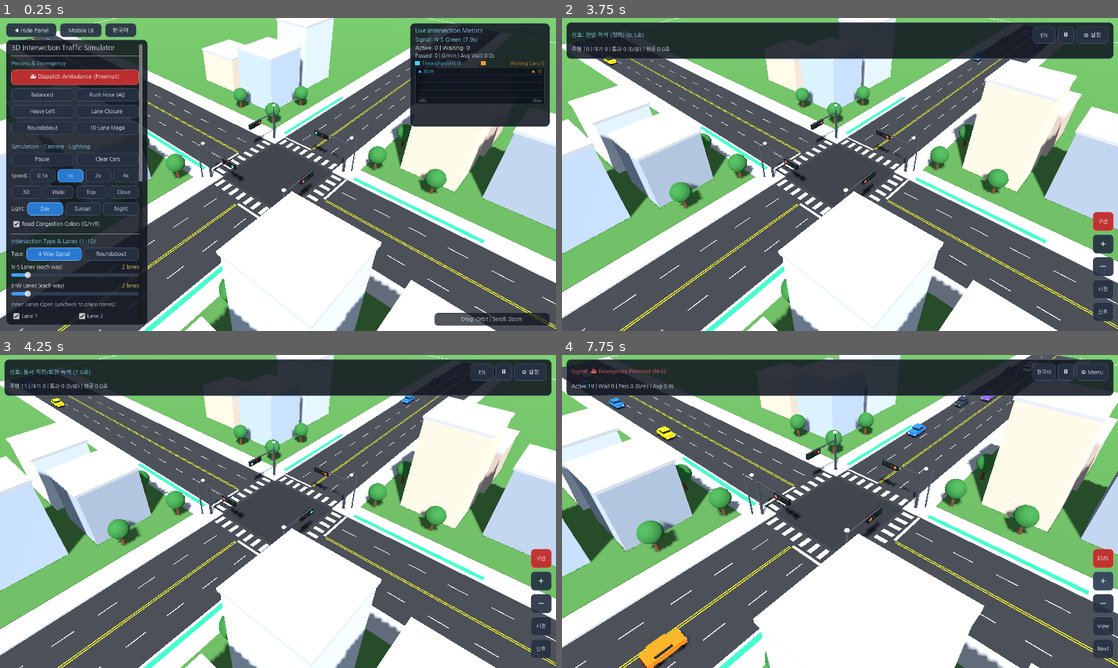
Above: before the commit, frames 1-4 (two rows, left to right).
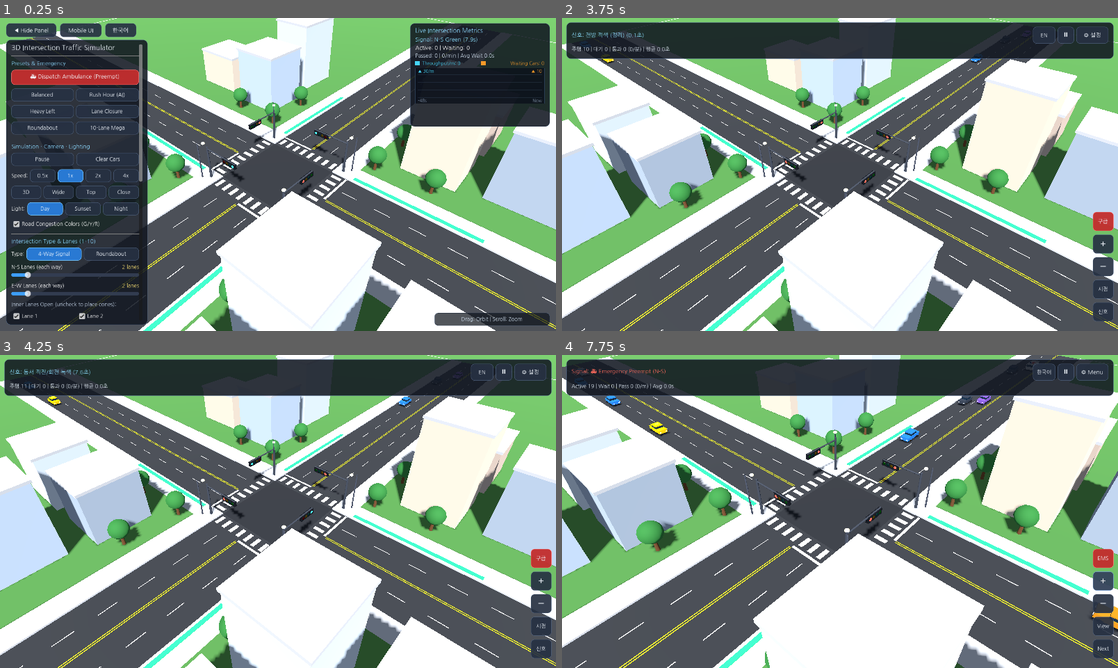
Above: after the commit, the same moments.

Repository: knoxxr/intersection-simulator-3d
Game: Godot game, scene res://scenes/Intersection.tscn
Two runs of this game, one before a commit and one after it. Both use one fixed random seed, a clock stepped at 60 frames per second and the inputs below.
Inputs:
- Up to frame 1 (0.25 s): no input
- Up to frame 2 (3.75 s): click "◀ Hide Panel" at 0.5 s; click "Mobile UI" at 1.25 s; click "Next" at 2 s; click "Next" at 2.75 s; click "한국어" at 3.5 s
- Up to frame 3 (4.25 s): no input
- Up to frame 4 (7.75 s): click "EN" at 4.25 s; click "⏸" at 5 s; click "▶" at 5.75 s; click "EMS" at 6.5 s; click "+" at 7.25 s

Frame 1 is identical in both runs. In frame 2, less than 0.1% of the frame differs, in the area x 3-80%, y 6-16%; in frame 3, 0.1%; in frame 4, 1.2%, in the area x 3-100%, y 2-100%.

Commit message:
Make vehicle motion lifelike with IDM physics, smooth steering, suspension pitch/roll, start-up wave, and high-refresh stepping (sim_v10)

Diff:
--- a/scripts/Intersection.gd
+++ b/scripts/Intersection.gd
@@ -26,24 +26,29 @@
 	_rebuild_world()
 	ui_ctrl.bind_simulation(self)
 
-func _physics_process(delta: float) -> void:
+func _process(delta: float) -> void:
 	if paused:
 		return
-	var dt := delta * sim_speed
-	elapsed_sim_time += dt
-
-	var dir_waits := spawner.get_waiting_counts_by_dir()
-	var emerg_app := spawner.get_active_emergency_approach()
-	traffic_ctrl.set_live_inputs(dir_waits, emerg_app)
-	road_builder.update_congestion(dir_waits)
-
-	traffic_ctrl.step_simulation(dt)
-	spawner.step_simulation(dt, traffic_ctrl)
+	var total_dt := minf(delta, 0.05) * sim_speed
+	# Sub-step when running at high speed (2x/4x) so steering & IDM physics stay rock-solid
+	var steps := maxi(1, int(ceilf(total_dt / 0.025)))
+	var dt := total_dt / float(steps)
+
+	for _s in range(steps):
+		elapsed_sim_time += dt
+		var dir_waits := spawner.get_waiting_counts_by_dir()
+		var emerg_app := spawner.get_active_emergency_approach()
+		traffic_ctrl.set_live_inputs(dir_waits, emerg_app)
+		if _s == steps - 1:
+			road_builder.update_congestion(dir_waits)
+
+		traffic_ctrl.step_simulation(dt)
+		spawner.step_simulation(dt, traffic_ctrl)
 
 	while not recent_pass_timestamps.is_empty() and (elapsed_sim_time - recent_pass_timestamps[0]) > 60.0:
 		recent_pass_timestamps.pop_front()
 
-	_sample_accum += dt
+	_sample_accum += total_dt
 	if _sample_accum >= 1.0:
 		_sample_accum = 0.0
 		var m := get_metrics()
--- a/scripts/Vehicle.gd
+++ b/scripts/Vehicle.gd
@@ -3,7 +3,7 @@
 
 enum VehicleKind { SEDAN, SUV, TRUCK, TAXI, AMBULANCE }
 
-# Static shared materials & pre-baked vehicle meshes (eliminates per-car GPU VBO allocation & draw-call overflow!)
+# Static shared materials & pre-baked vehicle meshes (zero draw-call overflow on WebGL2)
 static var _mats_ready: bool = false
 static var _glass_mat: StandardMaterial3D
 static var _wheel_mat: StandardMaterial3D
@@ -18,7 +18,7 @@
 static var _brake_off_mat: StandardMaterial3D
 static var _brake_on_mat: StandardMaterial3D
 static var _body_mat_cache: Dictionary = {}
-static var _baked_mesh_cache: Dictionary = {} # String key -> ArrayMesh
+static var _baked_mesh_cache: Dictionary = {}
 static var _shared_brake_mesh: BoxMesh
 static var _shared_siren_mesh: BoxMesh
 
@@ -129,14 +129,12 @@
 		if vkind == VehicleKind.TAXI:
 			batch.add_box(Vector3(0, chassis_top + glass_h + roof_h + 0.12, 0.10), Vector3(0.65, 0.22, 0.28), _taxi_sign_mat)
 
-	# 4 Wheels baked directly into the same vehicle mesh!
 	var wheel_z := l * 0.31
 	var wheel_x := w * 0.48
 	for sx in [-1.0, 1.0]:
 		for sz in [-1.0, 1.0]:
 			batch.add_cylinder(Vector3(float(sx) * wheel_x, 0.34, float(sz) * wheel_z), 0.34, 0.24, _wheel_mat, Vector3(0, 0, 90))
 
-	# Headlights baked directly into the same vehicle mesh!
 	for sx in [-1.0, 1.0]:
 		batch.add_box(Vector3(float(sx) * (w * 0.34), 0.64, -l * 0.5 - 0.05), Vector3(0.32, 0.18, 0.08), _head_mat)
 
@@ -144,9 +142,9 @@
 	_baked_mesh_cache[key] = baked
 	return baked
 
-var approach_idx: int = 0       # 0=N, 1=S, 2=E, 3=W
+var approach_idx: int = 0
 var lane_idx: int = 0
-var turn_type: int = 0          # TrafficController.TurnType
+var turn_type: int = 0
 var kind: VehicleKind = VehicleKind.SEDAN
 var is_emergency: bool = false
 var is_roundabout: bool = false
@@ -159,14 +157,27 @@
 var stop_progress: float = 40.0
 var exit_box_progress: float = 65.0
 
+# Driving physics & individualized driver personality
 var progress: float = 0.0
 var speed: float = 8.0
+var current_accel: float = 0.0
 var max_speed: float = 12.5
-var max_accel: float = 4.2
-var comfort_decel: float = 5.5
+var max_accel: float = 3.8
+var comfort_decel: float = 4.6
 var vehicle_length: float = 4.2
-
+var time_headway: float = 1.15      # Preferred following gap in seconds (IDM)
+var lateral_offset: float = 0.0     # Subtle organic lane offset (±0.18m)
+var reaction_delay: float = 0.25    # Human start-up delay from stop (creates natural queue wave)
+var _start_delay_timer: float = 0.0
+var _was_stopped: bool = false
+
+# Smooth visual steering & suspension dynamics (pitch + cornering roll)
 var forward: Vector3 = Vector3(0, 0, 1)
+var _visual_yaw: float = 0.0
+var _visual_pitch: float = 0.0
+var _visual_roll: float = 0.0
+var _body_pivot: Node3D
+
 var is_waiting: bool = false
 var wait_time: float = 0.0
 var stuck_timer: float = 0.0
@@ -204,35 +215,55 @@
 	is_roundabout = p_is_roundabout
 	ring_radius = p_ring_radius
 
+	# Subtle natural driver variation
+	lateral_offset = randf_range(-0.17, 0.17)
+	time_headway = randf_range(0.85, 1.35)
+	reaction_delay = randf_range(0.12, 0.42)
+
 	match kind:
 		VehicleKind.SEDAN:
 			vehicle_length = 4.2
-			max_speed = randf_range(11.5, 14.0)
-			max_accel = 4.4
+			max_speed = randf_range(11.2, 14.2)
+			max_accel = randf_range(3.6, 4.4)
+			comfort_decel = 4.8
 		VehicleKind.SUV:
 			vehicle_length = 4.6
-			max_speed = randf_range(11.0, 13.2)
-			max_accel = 4.0
+			max_speed = randf_range(10.8, 13.4)
+			max_accel = randf_range(3.3, 4.0)
+			comfort_decel = 4.5
 		VehicleKind.TRUCK:
 			vehicle_length = 6.4
-			max_speed = randf_range(9.0, 11.0)
-			max_accel = 2.8
+			max_speed = randf_range(8.8, 10.8)
+			max_accel = randf_range(2.2, 2.8)
+			comfort_decel = 3.8
+			lateral_offset = randf_range(-0.08, 0.08)
+			reaction_delay = randf_range(0.28, 0.55)
 		VehicleKind.TAXI:
 			vehicle_length = 4.3
-			max_speed = randf_range(12.2, 14.5)
-			max_accel = 4.8
+			max_speed = randf_range(12.2, 14.8)
+			max_accel = randf_range(4.1, 4.9)
+			comfort_decel = 5.2
+			reaction_delay = randf_range(0.08, 0.24)
 		VehicleKind.AMBULANCE:
 			vehicle_length = 5.2
 			max_speed = 16.8
-			max_accel = 5.8
-			comfort_decel = 7.0
-
-	speed = max_speed * 0.80
+			max_accel = 5.4
+			comfort_decel = 6.5
+			reaction_delay = 0.05
+			lateral_offset = 0.0
+
+	speed = max_speed * 0.78
 	_bake_path()
 	var stop_sample := _sample_pos_and_dir(stop_progress)
 	yield_world_pos = stop_sample[0]
 	_build_mesh(p_color)
-	_apply_transform_at(0.0)
+
+	# Initialize exact starting pose and yaw cleanly
+	var init_sample := _sample_pos_and_dir(0.0)
+	var init_dir: Vector3 = init_sample[1]
+	forward = init_dir
+	_visual_yaw = atan2(-init_dir.x, -init_dir.z)
+	_apply_visual_transform(0.0, 0.016, true)
 
 func _bake_path() -> void:
 	path_cum_dist.clear()
@@ -270,45 +301,94 @@
 		dir = forward
 	return [p, dir]
 
-func _apply_transform_at(dist: float) -> void:
-	var res := _sample_pos_and_dir(dist)
-	var p: Vector3 = res[0]
-	var f: Vector3 = res[1]
-	position = Vector3(p.x, 0.06, p.z)
-	forward = f
-	var z_axis := -f
+func _apply_visual_transform(dist: float, delta: float, snap: bool = false) -> void:
+	var cur := _sample_pos_and_dir(dist)
+	var p_now: Vector3 = cur[0]
+	var dir_now: Vector3 = cur[1]
+
+	# Smooth lookahead steering point (eliminates discrete polyline segment snapping!)
+	var look_dist := clampf(1.8 + speed * 0.18, 1.8, 4.2)
+	var ahead := _sample_pos_and_dir(minf(total_length, dist + look_dist))
+	var p_ahead: Vector3 = ahead[0]
+	var steer_vec := p_ahead - p_now
+	steer_vec.y = 0.0
+	var target_dir := dir_now
+	if steer_vec.length_squared() > 0.04:
+		target_dir = steer_vec.normalized()
+
+	var target_yaw := atan2(-target_dir.x, -target_dir.z)
+	var prev_yaw := _visual_yaw
+	if snap:
+		_visual_yaw = target_yaw
+	else:
+		# Speed-dependent steering smoothness (fluid turn-in, no robotic snapping)
+		var steer_speed := clampf(3.2 + speed * 0.55, 3.2, 11.5)
+		_visual_yaw = lerp_angle(_visual_yaw, target_yaw, minf(1.0, delta * steer_speed))
+
+	# Yaw rate drives subtle realistic body roll on corners!
+	var yaw_delta := angle_difference(prev_yaw, _visual_yaw)
+	var yaw_rate := 0.0 if (snap or delta < 0.0001) else (yaw_delta / delta)
+
+	# Forward vector derived from smooth visual yaw (-Z is vehicle nose)
+	var sm_fwd := Vector3(-sin(_visual_yaw), 0.0, -cos(_visual_yaw)).normalized()
+	forward = sm_fwd
+	var right_vec := Vector3(cos(_visual_yaw), 0.0, -sin(_visual_yaw))
+
+	# Apply subtle organic lateral lane offset
+	var world_p := p_now + right_vec * lateral_offset
+	position = Vector3(world_p.x, 0.06, world_p.z)
+
+	# Set base horizontal orientation
+	var z_axis := -sm_fwd
 	var x_axis := Vector3.UP.cross(z_axis).normalized()
 	basis = Basis(x_axis, Vector3.UP, z_axis)
 
+	# Realistic suspension pitch (nose dive on brake, squat on accel) & body roll on turns
+	if _body_pivot != null:
+		var target_pitch := clampf(current_accel * 0.0095, -0.048, 0.028)
+		var target_roll := clampf(yaw_rate * speed * 0.0038, -0.055, 0.055)
+		if kind == VehicleKind.TRUCK or kind == VehicleKind.SUV:
+			target_roll *= 1.25
+			target_pitch *= 1.15
+		if snap:
+			_visual_pitch = 0.0
+			_visual_roll = 0.0
+		else:
+			var susp_k := minf(1.0, delta * 9.0)
+			_visual_pitch = lerpf(_visual_pitch, target_pitch, susp_k)
+			_visual_roll = lerpf(_visual_roll, target_roll, susp_k)
+		_body_pivot.rotation = Vector3(_visual_pitch, 0.0, _visual_roll)
+
 func _build_mesh(body_color: Color) -> void:
-	# 1. Single shared pre-baked multi-surface MeshInstance3D for the entire vehicle body
+	# Pivot node enables smooth suspension pitch & cornering roll without disturbing heading math
+	_body_pivot = Node3D.new()
+	add_child(_body_pivot)
+
 	var body_node := MeshInstance3D.new()
 	body_node.mesh = _get_baked_vehicle_mesh(kind, body_color, vehicle_length)
-	add_child(body_node)
-
-	# 2. Single lightweight shared rear brake bar (no shadow casting)
+	_body_pivot.add_child(body_node)
+
 	_brake_mesh_node = MeshInstance3D.new()
 	_brake_mesh_node.mesh = _shared_brake_mesh
 	_brake_mesh_node.material_override = _brake_off_mat
 	_brake_mesh_node.position = Vector3(0, 0.66, vehicle_length * 0.5 + 0.05)
 	_brake_mesh_node.cast_shadow = GeometryInstance3D.SHADOW_CASTING_SETTING_OFF
-	add_child(_brake_mesh_node)
-
-	# 3. Ambulance roof strobe beacons only on emergency vehicles
+	_body_pivot.add_child(_brake_mesh_node)
+
 	if is_emergency:
 		_siren_red_mesh = MeshInstance3D.new()
 		_siren_red_mesh.mesh = _shared_siren_mesh
 		_siren_red_mesh.material_override = _siren_red_on
 		_siren_red_mesh.position = Vector3(-0.34, 2.04, -vehicle_length * 0.24)
 		_siren_red_mesh.cast_shadow = GeometryInstance3D.SHADOW_CASTING_SETTING_OFF
-		add_child(_siren_red_mesh)
+		_body_pivot.add_child(_siren_red_mesh)
 
 		_siren_blue_mesh = MeshInstance3D.new()
 		_siren_blue_mesh.mesh = _shared_siren_mesh
 		_siren_blue_mesh.material_override = _siren_blue_off
 		_siren_blue_mesh.position = Vector3(0.34, 2.04, -vehicle_length * 0.24)
 		_siren_blue_mesh.cast_shadow = GeometryInstance3D.SHADOW_CASTING_SETTING_OFF
-		add_child(_siren_blue_mesh)
+		_body_pivot.add_child(_siren_blue_mesh)
 
 func step_vehicle(delta: float, traffic_ctrl: TrafficController, nearby_vehicles: Array, in_box_vehicles: Array) -> void:
 	if finished:
@@ -316,12 +396,25 @@
 
 	var target_speed := max_speed
 	var inside_intersection := (progress >= stop_progress - 2.0 and progress <= exit_box_progress)
+
+	# Anticipatory curve slowdown: sample direction 10m ahead so cars ease smoothly INTO turns
+	var cur_sample := _sample_pos_and_dir(progress)
+	var ahead_sample := _sample_pos_and_dir(minf(total_length, progress + 10.0))
+	var cur_dir: Vector3 = cur_sample[1]
+	var ahead_dir: Vector3 = ahead_sample[1]
+	var curve_severity := clampf(1.0 - cur_dir.dot(ahead_dir), 0.0, 1.0)
+	if curve_severity > 0.04:
+		var corner_cap := lerpf(max_speed, 6.8 if not is_emergency else 9.5, sqrt(curve_severity))
+		target_speed = min(target_speed, corner_cap)
+
 	if is_roundabout and inside_intersection:
-		target_speed = min(target_speed, 13.0 if is_emergency else 10.5)
+		target_speed = min(target_speed, 12.8 if is_emergency else 10.2)
 	elif inside_intersection and turn_type != TrafficController.TurnType.STRAIGHT:
 		target_speed = min(target_speed, 7.6)
 
 	var must_stop_dist := 9999.0
+	var leader_speed := target_speed
+	var has_leader := false
 
 	# Track deadlock ONLY if stalled while already inside the intersection/roundabout box
 	var in_box_now := (progress >= stop_progress - 0.5 and progress <= exit_box_progress + 2.0)
@@ -331,33 +424,43 @@
 		stuck_timer = 0.0
 	var clearing_deadlock := (stuck_timer > 1.8)
 
-	# 1. Traffic signal OR Roundabout yield-on-entry check (only before crossing stop/yield line)
+	# 1. Traffic signal OR Roundabout yield-on-entry check
 	var dist_to_stop := stop_progress - (progress + vehicle_length * 0.52)
 	if dist_to_stop > -0.8 and progress < stop_progress:
 		if is_roundabout:
-			if dist_to_stop < 13.0:
+			if dist_to_stop < 15.0:
 				target_speed = min(target_speed, 9.5 if is_emergency else 7.6)
 			if dist_to_stop < 9.5 and _has_roundabout_conflict(in_box_vehicles):
 				must_stop_dist = min(must_stop_dist, max(0.0, dist_to_stop))
+				leader_speed = 0.0
+				has_leader = true
 		else:
 			var aspect := traffic_ctrl.get_signal_for(approach_idx, turn_type)
 			if aspect == TrafficController.Aspect.RED:
 				must_stop_dist = min(must_stop_dist, max(0.0, dist_to_stop))
+				leader_speed = 0.0
+				has_leader = true
 			elif aspect == TrafficController.Aspect.YELLOW:
 				var min_brake_dist := (speed * speed) / (2.0 * comfort_decel * 1.15)
 				if dist_to_stop > max(1.0, min_brake_dist * 0.75):
 					must_stop_dist = min(must_stop_dist, max(0.0, dist_to_stop))
+					leader_speed = 0.0
+					has_leader = true
 			elif aspect == TrafficController.Aspect.FLASHING_YELLOW:
-				if dist_to_stop < 12.0:
+				if dist_to_stop < 14.0:
 					target_speed = min(target_speed, 5.5)
 				if dist_to_stop < 5.0 and _has_conflicting_in_box(in_box_vehicles):
 					must_stop_dist = min(must_stop_dist, max(0.0, dist_to_stop))
+					leader_speed = 0.0
+					has_leader = true
 			elif traffic_ctrl.is_unprotected_left(approach_idx, turn_type):
 				if dist_to_stop < 6.0 and _has_oncoming_straight(in_box_vehicles):
 					must_stop_dist = min(must_stop_dist, max(0.0, dist_to_stop))
-
-	# 2. Spatial-grid car-following & asymmetric crossing priority (prevents mutual deadlocks!)
-	var min_gap := 2.1
+					leader_speed = 0.0
+					has_leader = true
+
+	# 2. Spatial-grid car-following & asymmetric crossing priority
+	var min_gap := 2.2
 	var follow_lat := 2.35 if (is_roundabout or inside_intersection) else 1.85
 	var follow_dot := 0.45 if (is_roundabout or inside_intersection) else 0.65
 
@@ -368,7 +471,7 @@
 		var rel: Vector3 = other_v.position - position
 		rel.y = 0.0
 		var dist_sq := rel.length_squared()
-		if dist_sq > 576.0:
+		if dist_sq > 676.0: # 26m lookahead for smooth early deceleration
 			continue
 
 		var fwd_dist := rel.dot(forward)
@@ -378,8 +481,6 @@
 		var dir_dot: float = forward.dot(other_v.forward)
 
 		if dir_dot > follow_dot and lat_dist < follow_lat:
-			# Same-direction car-following (including curved roundabout arcs)
-			# Break rare angled or full-ring lockups inside the intersection box
 			if clearing_deadlock and other_v.speed < 0.5:
 				if dir_dot < 0.85:
 					continue
@@ -388,36 +489,63 @@
 			var gap: float = fwd_dist - (vehicle_length * 0.5 + other_v.vehicle_length * 0.5) - min_gap
 			if gap < must_stop_dist:
 				must_stop_dist = gap
-				if gap < 7.0:
-					target_speed = min(target_speed, other_v.speed)
-		elif dir_dot <= follow_dot and lat_dist < 2.6 and fwd_dist < 10.0:
-			# Crossing / merging vehicle conflict — apply ASYMMETRIC priority so BOTH cars never deadlock!
+				leader_speed = other_v.speed
+				has_leader = true
+		elif dir_dot <= follow_dot and lat_dist < 2.6 and fwd_dist < 10.5:
 			if clearing_deadlock:
 				continue
 			if _should_yield_to_crossing(other_v, rel):
 				var gap: float = fwd_dist - (vehicle_length * 0.5 + 1.9) - 1.2
 				if gap < must_stop_dist:
 					must_stop_dist = gap
-
-	# 3. Smooth acceleration / braking
-	var desired_speed := target_speed
+					leader_speed = 0.0
+					has_leader = true
+
+	# 3. IDM (Intelligent Driver Model) Smooth Acceleration + Human Reaction Wave + Jerk Limiting
+	var v_des := maxf(0.1, target_speed)
 	if clearing_deadlock:
-		desired_speed = min(desired_speed, 5.2)
-	if must_stop_dist < 18.0:
-		if must_stop_dist <= 0.15:
-			desired_speed = 0.0
+		v_des = min(v_des, 5.2)
+
+	# Free-road smooth acceleration term
+	var free_ratio := clampf(speed / v_des, 0.0, 2.0)
+	var target_accel := max_accel * (1.0 - pow(free_ratio, 4.0))
+
+	if has_leader and must_stop_dist < 28.0:
+		var dv := speed - leader_speed
+		var dyn_gap := speed * time_headway + (speed * dv) / (2.0 * sqrt(max_accel * comfort_decel))
+		var s_star := 0.8 + maxf(0.0, dyn_gap)
+		var eff_gap := maxf(0.18, must_stop_dist)
+		var interact := pow(s_star / eff_gap, 2.0)
+		target_accel = max_accel * (1.0 - pow(free_ratio, 4.0) - interact)
+		if must_stop_dist <= 0.25:
+			target_accel = min(target_accel, -comfort_decel * 2.0)
+
+	target_accel = clampf(target_accel, -comfort_decel * 2.2, max_accel)
+
+	# Natural human start-up reaction delay when launching from a full stop
+	if speed < 0.25 and target_accel <= 0.1:
+		_was_stopped = true
+		_start_delay_timer = reaction_delay
+	elif _was_stopped:
+		if target_accel > 0.2:
+			_start_delay_timer -= delta
+			if _start_delay_timer > 0.0:
+				target_accel = 0.0
+			else:
+				_was_stopped = false
 		else:
-			var safe_v := sqrt(max(0.0, 2.0 * (comfort_decel * 0.85) * must_stop_dist))
-			desired_speed = min(desired_speed, safe_v)
-
-	var braking := false
-	if desired_speed < speed:
-		var decel := comfort_decel * (1.8 if must_stop_dist < 2.5 else 1.0)
-		speed = max(desired_speed, speed - decel * delta)
-		braking = (speed - desired_speed > 0.35) or (speed < 0.8)
-	else:
-		speed = min(desired_speed, speed + max_accel * delta)
-		braking = speed < 0.4
+			_start_delay_timer = reaction_delay
+
+	# Jerk limiting: smoothly ramp acceleration/braking so motion feels weighty & natural
+	var jerk := 18.0 if target_accel < current_accel else 9.5
+	current_accel = move_toward(current_accel, target_accel, jerk * delta)
+
+	speed = clampf(speed + current_accel * delta, 0.0, max_speed * 1.05)
+	if must_stop_dist <= 0.05 and speed < 0.35 and not clearing_deadlock:
+		speed = 0.0
+		current_accel = 0.0
+
+	var braking := (current_accel < -0.65) or (speed < 0.45 and has_leader and must_stop_dist < 6.0)
 
 	progress += speed * delta
 	if not has_passed_intersection and progress >= exit_box_progress:
@@ -433,40 +561,33 @@
 		finished = true
 		return
 
-	_apply_transform_at(progress)
+	_apply_visual_transform(progress, delta, false)
 
 func _should_yield_to_crossing(other_v: SimVehicle, rel: Vector3) -> bool:
-	# Emergency vehicles take priority
 	if is_emergency and not other_v.is_emergency:
 		return false
 	if other_v.is_emergency and not is_emergency:
 		return true
 
-	# If the other car is moving swiftly across our nose while we are slower, yield to it
 	if other_v.speed > 2.5 and speed < 1.5:
 		return true
 
-	# Check if we are ALSO in front of the other car (potential mutual deadlock!)
 	var other_sees_us_ahead := (-rel).dot(other_v.forward) > 0.1
 	if not other_sees_us_ahead:
-		# Other car's rear/side is right in front of us -> we must yield cleanly
 		return true
 
-	# Both cars see each other ahead -> strict deterministic priority so ONLY ONE yields!
 	var my_in := progress >= stop_progress
 	var other_in := other_v.progress >= other_v.stop_progress
 	if my_in and not other_in:
-		return false # Already circulating/inside has priority over entering
+		return false
 	if other_in and not my_in:
 		return true
 
-	# Whoever is closer to exiting clears the intersection first
 	var my_rem := exit_box_progress - progress
 	var other_rem := other_v.exit_box_progress - other_v.progress
 	if absf(my_rem - other_rem) > 1.5:
 		return my_rem > other_rem
 
-	# Final deterministic tie-breaker by instance ID (impossible for both to return true!)
 	return get_instance_id() < other_v.get_instance_id()
 
 func _has_roundabout_conflict(in_box_vehicles: Array) -> bool:
@@ -474,7 +595,6 @@
 		if other == self or other.finished:
 			continue
 		var other_v: SimVehicle = other
-		# Only yield to vehicles already circulating inside the roundabout ring
 		if other_v.progress < other_v.stop_progress - 0.5 or other_v.progress > other_v.exit_box_progress:
 			continue
 		if other_v.approach_idx == approach_idx and other_v.lane_idx == lane_idx:
@@ -484,7 +604,6 @@
 		var dist := to_entry.length()
 		if dist > 17.5:
 			continue
-		# Must yield to circulating cars in our target ring lane AND any outer ring lane we have to cross!
 		if other_v.ring_radius < ring_radius - 3.6 and dist > 6.5:
 			continue
 		if dist < 6.0:
--- a/scripts/VehicleSpawner.gd
+++ b/scripts/VehicleSpawner.gd
@@ -304,7 +304,7 @@
 
 		var arc_len := 0.0
 		var prev := stop_pt
-		var steps := 16
+		var steps := 24
 		for s in range(1, steps + 1):
 			var t := float(s) / float(steps)
 			var omt := 1.0 - t
@@ -378,7 +378,6 @@
 
 	var a_entry := atan2(entry_rim.z, entry_rim.x)
 	var a_exit := atan2(exit_rim.z, exit_rim.x)
-	# Counter-clockwise (decreasing angle in Godot XZ plane viewed from +Y)
 	var raw_ccw := wrapf(a_exit - a_entry, -TAU, 0.0)
 	if raw_ccw > -0.02:
 		raw_ccw -= TAU
@@ -387,10 +386,9 @@
 	var prev := yield_pt
 
 	if turn_type == TrafficController.TurnType.RIGHT and absf(raw_ccw) < 0.30:
-		# Very wide road tight right turn: smooth Bezier directly along outer edge
 		var mid_a := a_entry + raw_ccw * 0.5
 		var ctrl := Vector3(cos(mid_a) * outer_r, 0.0, sin(mid_a) * outer_r)
-		var steps := 10
+		var steps := 14
 		for s in range(1, steps + 1):
 			var t := float(s) / float(steps)
 			var omt := 1.0 - t
@@ -399,24 +397,24 @@
 			pts.append(p)
 			prev = p
 	else:
-		var shift := minf(0.11, absf(raw_ccw) * 0.18)
+		var shift := minf(0.14, absf(raw_ccw) * 0.22)
 		var a_start := a_entry - shift
 		var a_end := a_entry + raw_ccw + shift
 		var p_ring_start := Vector3(cos(a_start) * r_circ, 0.0, sin(a_start) * r_circ)
 		var p_ring_end := Vector3(cos(a_end) * r_circ, 0.0, sin(a_end) * r_circ)
 
 		# 1. Smooth entry curve: yield_pt -> entry_rim -> p_ring_start
-		for s in range(1, 5):
-			var t := float(s) / 4.0
+		for s in range(1, 7):
+			var t := float(s) / 6.0
 			var omt := 1.0 - t
 			var p := (omt * omt) * yield_pt + (2.0 * omt * t) * entry_rim + (t * t) * p_ring_start
 			arc_len += prev.distance_to(p)
 			pts.append(p)
 			prev = p
 
-		# 2. Exact CCW circular arc along r_circ
+		# 2. High-res CCW circular arc along r_circ
 		var sweep := a_end - a_start
-		var arc_steps := clampi(int(absf(sweep) * 14.0), 6, 36)
+		var arc_steps := clampi(int(absf(sweep) * 18.0), 8, 48)
 		for s in range(1, arc_steps + 1):
 			var t := float(s) / float(arc_steps)
 			var ang := a_start + sweep * t
@@ -426,8 +424,8 @@
 			prev = p
 
 		# 3. Smooth exit curve: p_ring_end -> exit_rim -> exit_yield
-		for s in range(1, 5):
-			var t := float(s) / 4.0
+		for s in range(1, 7):
+			var t := float(s) / 6.0
 			var omt := 1.0 - t
 			var p := (omt * omt) * p_ring_end + (2.0 * omt * t) * exit_rim + (t * t) * exit_yield
 			arc_len += prev.distance_to(p)
Renamed: web_build/sim_v9.png -> web_build/sim_v10.png
Not shown, added: web_build/sim_v10.audio.worklet.js
Not shown, added: web_build/sim_v10.js
Not shown, added: web_build/sim_v10.pck
Not shown, added: web_build/sim_v10.wasm
Not shown, removed: web_build/sim_v9.pck
